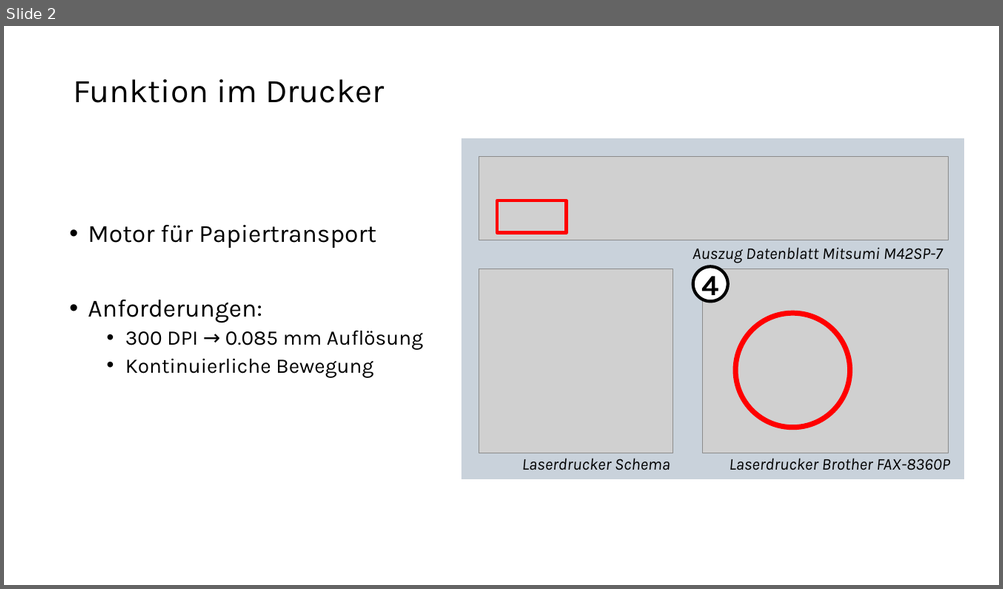
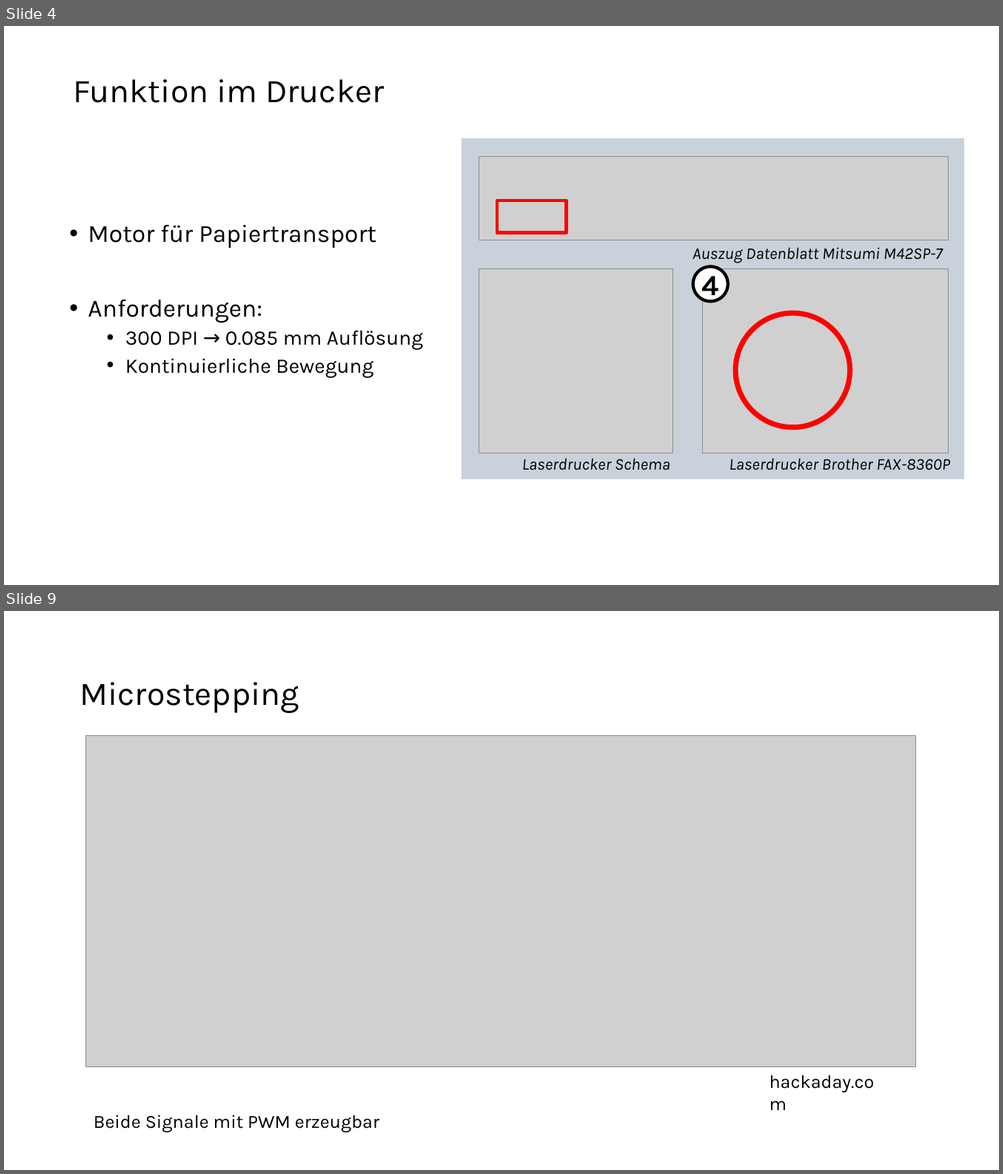
Before and after one commit to tokyo-town/Mechatronik-und-Instrumentierung, a slide deck: Präsi/Stepper Motor.pptx. Shown one above the other, each under a label of ours: slide 2 before the commit, slides 4 and 9 after it; the slides between them are not shown. The pictures are 1003x589 and 1003x1174 pixels, drawn with LibreOffice and Linux fonts; fonts in the diff are those of the drawing; grey boxes stand for pictures. Boxes give left, top, right and bottom in pixels: in the first picture for what was removed or moved away, otherwise in the second. Text is boxed around its words. In the diff, an @@ line names an element or a change of style, - is before the commit and + after.

```diff
--- a/Präsi/Stepper Motor.pptx
+++ b/Präsi/Stepper Motor.pptx
@@ slide 9 added at (4,611,999,1170), background #FFFFFF @@
@@ title added at (79,682,299,713), 32 pt, text #000000 @@
+Microstepping
@@ picture added at (86,735,916,1067) @@
@@ text added at (769,1075,874,1093), 18 pt, text #000000 @@
+hackaday.com
@@ text added at (94,1115,379,1133), 18 pt, text #000000 @@
+Beide Signale mit PWM erzeugbar
@@ what was slide 2 is now slide 4 @@
```
Also in this commit, not shown: 2 slides changed, 8 other slides added, 2 slides removed, 51 other files.
